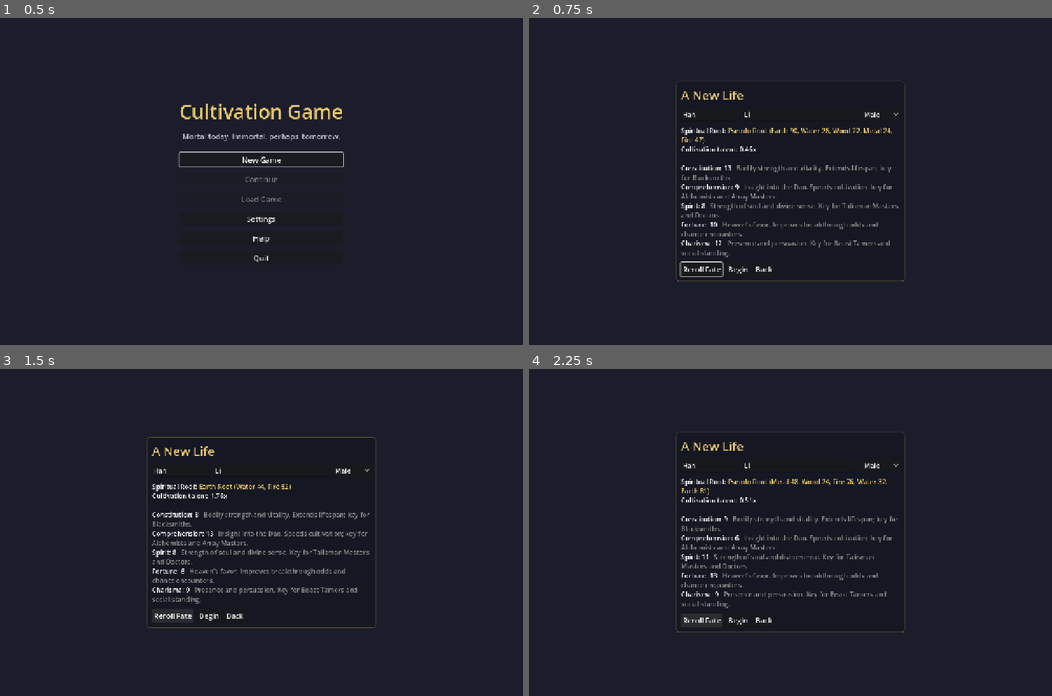
Above: before the commit, frames 1-4 (two rows, left to right).
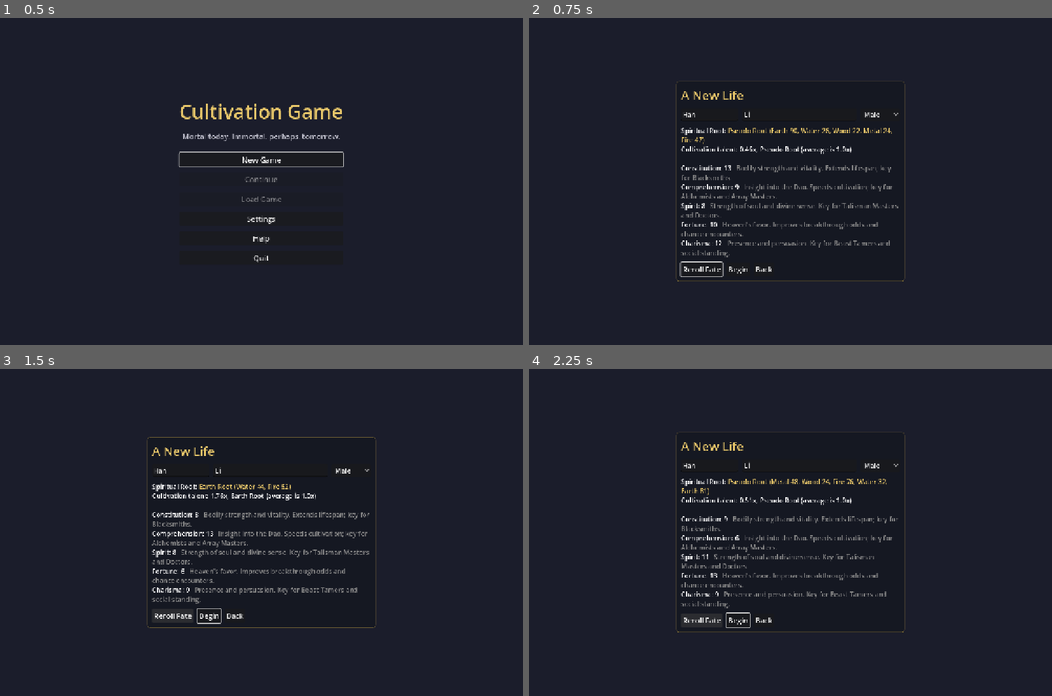
Above: after the commit, the same moments.

Repository: samridghimire/cultivation-game
Game: Godot game, scene res://src/ui/main_menu.tscn
The game is run twice, just before and just after one commit, with the same random seed, the same clock (stepped at 60 frames per second) and the same inputs.
Inputs:
- Up to frame 1 (0.5 s): no input
- Up to frame 2 (0.75 s): click "New Game" at 0.5 s
- Up to frame 3 (1.5 s): click "Reroll Fate" at 1.25 s
- Up to frame 4 (2.25 s): click "Reroll Fate" at 2 s

Frame 1 is identical in both runs. In frame 2, 0.1% of the frame differs, in the area x 43-62%, y 39-42%; in frame 3, 0.2%, in the area x 37-61%, y 37-78%; in frame 4, 0.2%.

Commit message:
[FH-013] Character creation clarity
Talent line shows multiplier, root grade and the average (1.0x); Reroll focuses Begin.

Co-Authored-By: Claude Sonnet 5.5 <noreply@anthropic.com>
Claude-Session: https://claude.ai/code/session_01Ng56qSspxuzh7ZvXyGv7kd

Diff:
--- a/src/ui/character_creation.gd
+++ b/src/ui/character_creation.gd
@@ -10,6 +10,7 @@
 var _name_edit: LineEdit
 var _gender: OptionButton
 var _summary: RichTextLabel
+var _begin_button: Button
 
 
 func _ready() -> void:
@@ -54,9 +55,10 @@
 
 	var buttons := HBoxContainer.new()
 	buttons.add_theme_constant_override("separation", 10)
-	var reroll := UIStyle.button("Reroll Fate", _roll)
+	var reroll := UIStyle.button("Reroll Fate", _reroll)
 	buttons.add_child(reroll)
-	buttons.add_child(UIStyle.button("Begin", _begin))
+	_begin_button = UIStyle.button("Begin", _begin)
+	buttons.add_child(_begin_button)
 	buttons.add_child(UIStyle.button("Back", func(): get_tree().change_scene_to_file(MAIN_MENU)))
 	box.add_child(buttons)
 	add_child(UIStyle.centered(panel))
@@ -65,11 +67,22 @@
 	reroll.grab_focus.call_deferred()
 
 
+## Reroll button: new fate, then focus Begin so a gamepad player can start at once.
+func _reroll() -> void:
+	_roll()
+	_begin_button.grab_focus()
+
+
+## "1.60x, Earth Root (average is 1.0x)" for the talent line.
+static func talent_text(roots: Dictionary, data: GameData) -> String:
+	return "%.2fx, %s (average is 1.0x)" % [SpiritualRoots.cultivation_multiplier(roots, data), SpiritualRoots.grade_for(roots, data).get("name", "Unknown")]
+
+
 func _roll() -> void:
 	var data := GameState.data
 	_candidate = CharacterFactory.create(_name_edit.text, data, GameState.rng, _selected_gender())
 	var t := "Spiritual Root: [color=#%s]%s[/color]\n" % [UIStyle.ACCENT.to_html(false), SpiritualRoots.describe(_candidate.spiritual_roots, data)]
-	t += "Cultivation talent: %.2fx\n\n" % SpiritualRoots.cultivation_multiplier(_candidate.spiritual_roots, data)
+	t += "Cultivation talent: %s\n\n" % talent_text(_candidate.spiritual_roots, data)
 	for attr in data.attributes:
 		t += "%s: %d   [color=#888888]%s[/color]\n" % [attr["name"], _candidate.attribute(attr["id"]), attr["description"]]
 	_summary.text = t
--- /dev/null
+++ b/tests/unit/test_character_creation.gd
@@ -0,0 +1,18 @@
+extends TestCase
+## FH-013: creation screen explains the talent multiplier and focuses Begin after a reroll.
+
+
+func test_talent_text_names_grade_and_average() -> void:
+	var c := new_character()
+	var text: String = load("res://src/ui/character_creation.gd").talent_text(c.spiritual_roots, data())
+	assert_true(text.contains("average"), text)
+	assert_true(text.contains(String(SpiritualRoots.grade_for(c.spiritual_roots, data())["name"])), text)
+
+
+func test_reroll_focuses_begin() -> void:
+	var scene: Control = (load("res://src/ui/character_creation.tscn") as PackedScene).instantiate()
+	(Engine.get_main_loop() as SceneTree).root.add_child(scene)
+	await (Engine.get_main_loop() as SceneTree).process_frame
+	scene._reroll()
+	assert_true(scene._begin_button.has_focus())
+	scene.queue_free()
Not shown, added: tests/unit/test_character_creation.gd.uid
